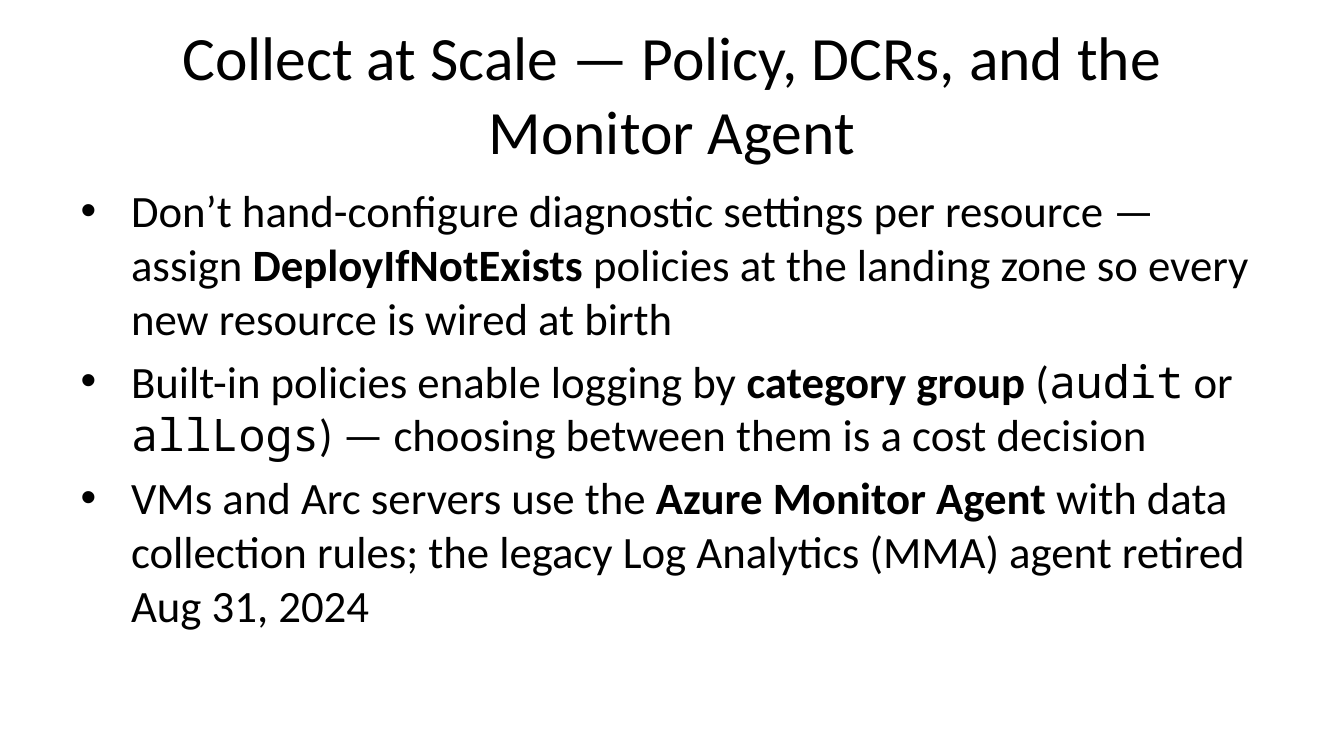
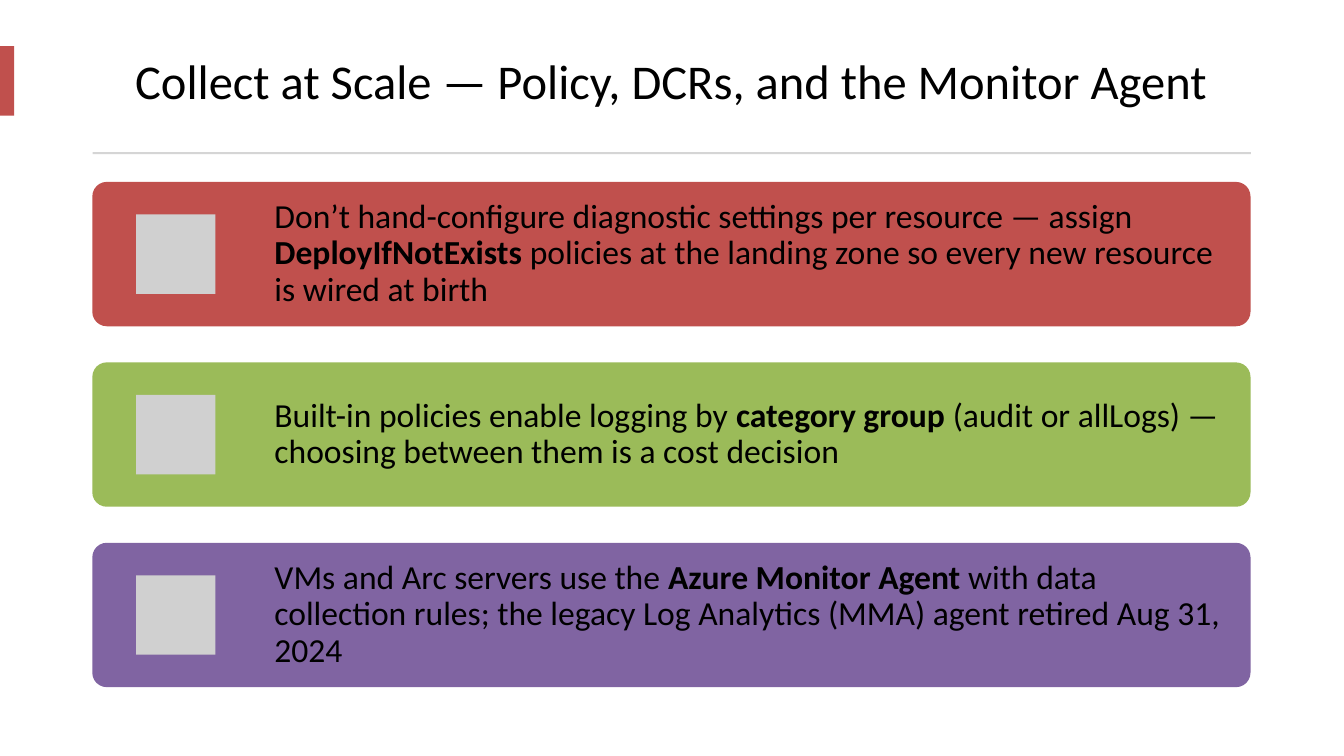
Before and after one commit to DC-AC/Azure-Precon, a slide deck: slide 100 of azure-precon-slides.pptx (slide 95 before the commit). Drawn at 1344x756 pixels with LibreOffice and Linux fonts; fonts in the diff are those of the drawing; grey boxes stand for pictures. Boxes give left, top, right and bottom in pixels: in the first picture for what was removed or moved away, otherwise in the second. Text is boxed around its words. In the diff, an @@ line names an element or a change of style, - is before the commit and + after.

```diff
--- a/azure-precon-slides.pptx
+++ b/azure-precon-slides.pptx
@@ title "Collect at Scale — Policy, ...": place and size @@
-title "Collect at Scale — Policy, ..." at box(182, 37, 1161, 165)
+title "Collect at Scale — Policy, ..." at box(135, 65, 1207, 108)
@@ title "Collect at Scale — Policy, ..." at box(135, 65, 1207, 108): size 33 to 26 pt; line spacing 1 to 0.9 @@
@@ rectangle added at box(0, 46, 13, 116), fill #C0504D @@
@@ rectangle added at box(93, 152, 1251, 153), fill #D5D5D5 @@
@@ text removed at box(131, 195, 1248, 630) @@
-• Don’t hand-configure diagnostic settings per resource — assign DeployIfNotExists policies at the landing zone so every new resource is wired at birth
-• Built-in policies enable logging by category group (audit or allLogs) — choosing between them is a cost decision
-• VMs and Arc servers use the Azure Monitor Agent with data collection rules; the legacy Log Analytics (MMA) agent retired Aug 31, 2024
@@ group added at box(93, 181, 1251, 687): 3 rounded rectangles, 3 pictures, 3 texts @@
+Don’t hand-configure diagnostic settings per resource — assign DeployIfNotExists policies at the landing zone so every new resource is wired at birth
+Built-in policies enable logging by category group (audit or allLogs) — choosing between them is a cost decision
+VMs and Arc servers use the Azure Monitor Agent with data collection rules; the legacy Log Analytics (MMA) agent retired Aug 31, 2024
```
Also in this commit, not shown: 101 other slides changed, 8 slides added, 1 slide removed, 2 other files.
